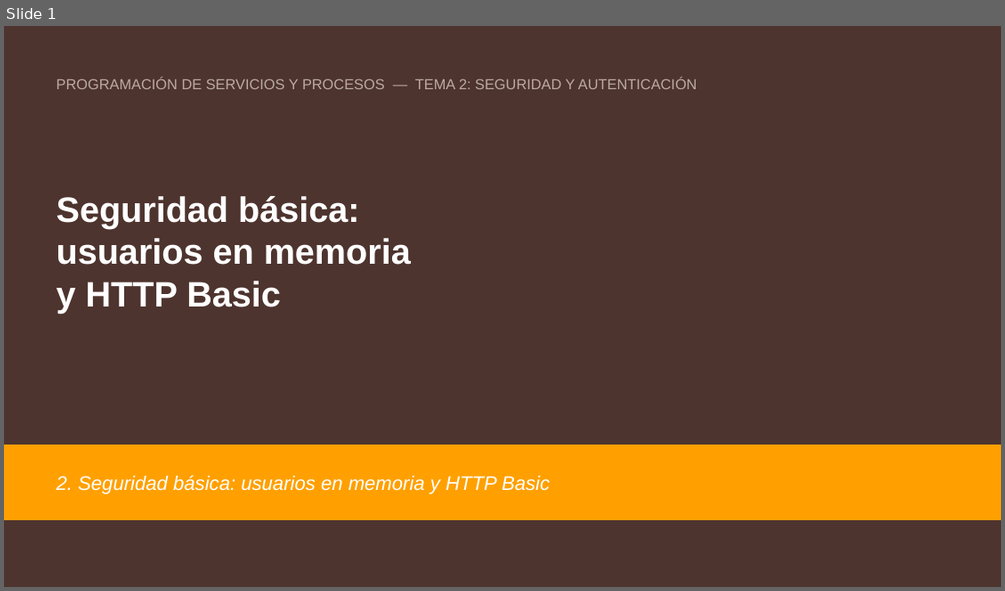
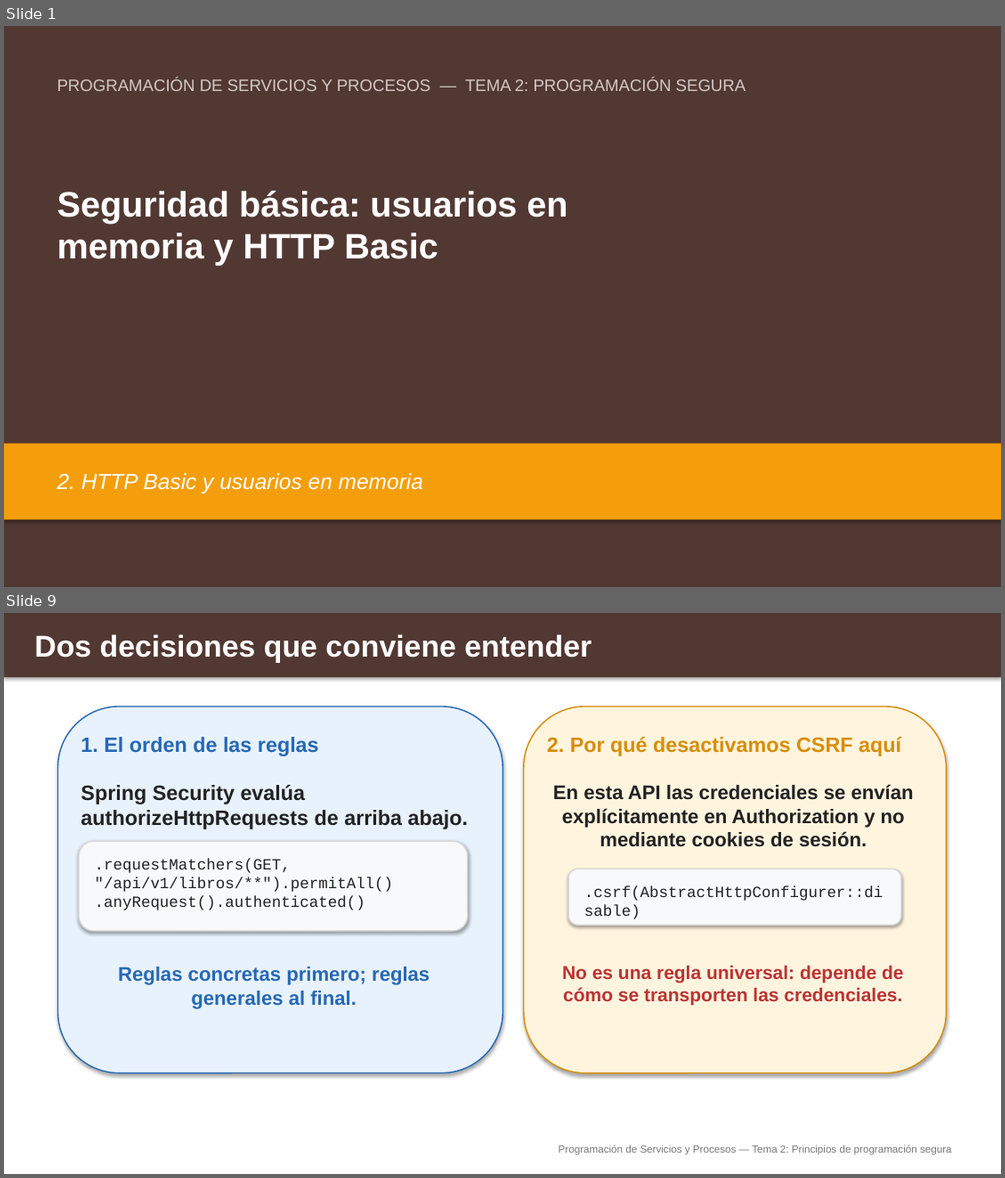
Before and after one commit to aitorventura/programacion-servicios-procesos, a slide deck: docs/tema2/diapositivas/seguridad-basica-http-basic.pptx. Shown one above the other, each under a label of ours: slide 1 before the commit, slides 1 and 9 after it; the slides between them are not shown. The pictures are 1005x591 and 1005x1178 pixels, drawn with LibreOffice and Linux fonts; fonts in the diff are those of the drawing. Boxes give left, top, right and bottom in pixels: in the first picture for what was removed or moved away, otherwise in the second. Text is boxed around its words. In the diff, an @@ line names an element or a change of style, - is before the commit and + after.

Commit message:
primeras sesiones de tema 2

```diff
--- a/docs/tema2/diapositivas/seguridad-basica-http-basic.pptx
+++ b/docs/tema2/diapositivas/seguridad-basica-http-basic.pptx
@@ slide 9 added at bbox=[4, 613, 1001, 1174], background #FFFFFF @@
@@ rectangle added at bbox=[4, 613, 1001, 677], fill #523832 @@
@@ text added at bbox=[34, 634, 591, 663], 29 pt, text #FFFFFF, bold @@
+Dos decisiones que conviene entender
@@ rounded rectangle added at bbox=[57, 706, 502, 1073], fill #E8F2FC, outline #2668B6 1.2 pt @@
@@ rounded rectangle added at bbox=[524, 706, 947, 1073], fill #FFF5DF, outline #D98D08 1.2 pt @@
@@ text added at bbox=[81, 737, 319, 756], 20 pt, text #2668B6, bold @@
+1. El orden de las reglas
@@ text added at bbox=[547, 737, 901, 756], 20 pt, text #D98D08, bold @@
+2. Por qué desactivamos CSRF aquí
@@ text added at bbox=[81, 785, 468, 829], 20 pt, text #222222, bold @@
+Spring Security evalúa authorizeHttpRequests de arriba abajo.
@@ text added at bbox=[553, 784, 914, 847], 19 pt, text #222222, bold @@
+En esta API las credenciales se envían explícitamente en Authorization y no mediante cookies de sesión.
@@ rounded rectangle added at bbox=[79, 841, 468, 931], fill #F8F9FB, outline #D7D7D7 1.2 pt @@
@@ text added at bbox=[95, 859, 394, 910], 15 pt, text #222222 @@
+.requestMatchers(GET, "/api/v1/libros/**").permitAll()
+.anyRequest().authenticated()
@@ rounded rectangle added at bbox=[568, 868, 901, 925], fill #F8F9FB, outline #D7D7D7 1.2 pt @@
@@ text added at bbox=[584, 886, 883, 900], 15 pt, text #222222 @@
+.csrf(AbstractHttpConfigurer::disable)
@@ text added at bbox=[118, 966, 429, 1009], 19 pt, text #2668B6, bold @@
+Reglas concretas primero; reglas generales al final.
@@ text added at bbox=[562, 965, 903, 1005], 18 pt, text #BC3333, bold @@
+No es una regla universal: depende de cómo se transporten las credenciales.
@@ text added at bbox=[558, 1144, 952, 1155], 10 pt, text #787878 @@
+Programación de Servicios y Procesos — Tema 2: Principios de programación segura
@@ slide 1 changed as well @@
@@ background #4E342E to #523832 @@
@@ text at bbox=[57, 78, 746, 91]: text changed; size 14 to 16 pt; text colour #BCAAA4 to #D2C9C5 @@
-PROGRAMACIÓN DE SERVICIOS Y PROCESOS — TEMA 2: SEGURIDAD Y AUTENTICACIÓN
+PROGRAMACIÓN DE SERVICIOS Y PROCESOS — TEMA 2: PROGRAMACIÓN SEGURA
@@ text at bbox=[57, 191, 567, 265]: text changed @@
-Seguridad básica:
-usuarios en memoria
-y HTTP Basic
+Seguridad básica: usuarios en
+memoria y HTTP Basic
@@ rectangle at bbox=[4, 443, 1001, 520]: fill #FFA000 to #F59E0B; outline #FFA000 1 pt to none; shadow on @@
@@ vertical alignment middle to top in 3 elements at bbox=[57, 191, 567, 265], bbox=[57, 78, 746, 91], bbox=[57, 473, 423, 493] @@
@@ text at bbox=[57, 473, 423, 493]: text changed; size 19 to 21 pt @@
-2. Seguridad básica: usuarios en memoria y HTTP Basic
+2. HTTP Basic y usuarios en memoria
```
Also in this commit, not shown: 2 other slides changed, 10 other slides added, 27 slides removed, 17 other files.
